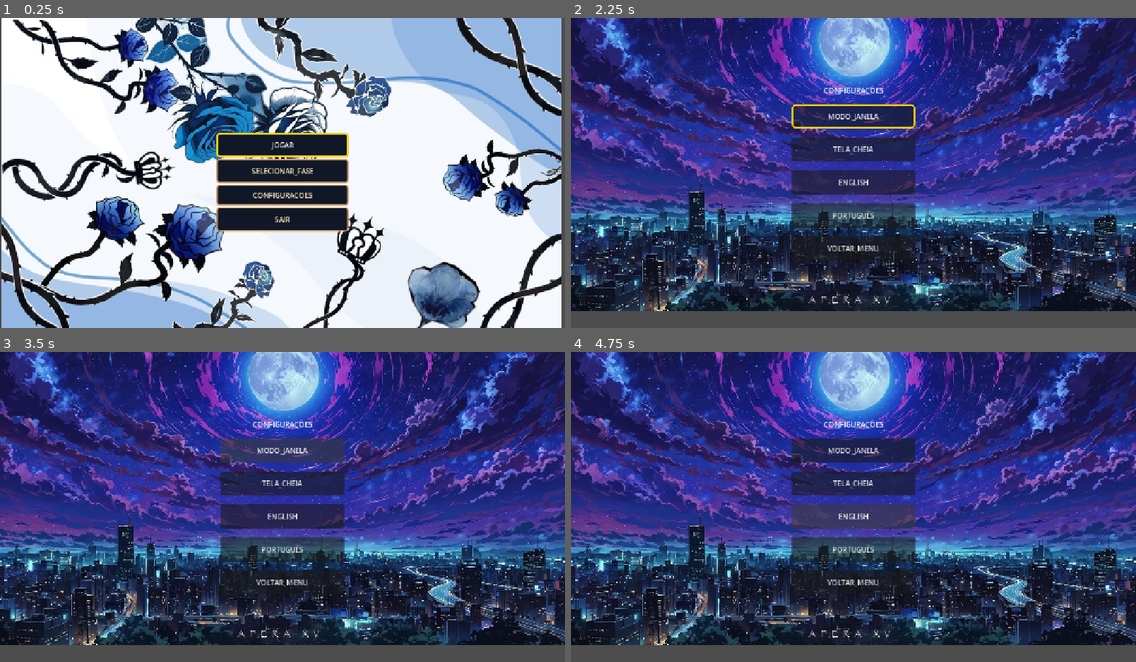
Above: before the commit, frames 1-4 (two rows, left to right).
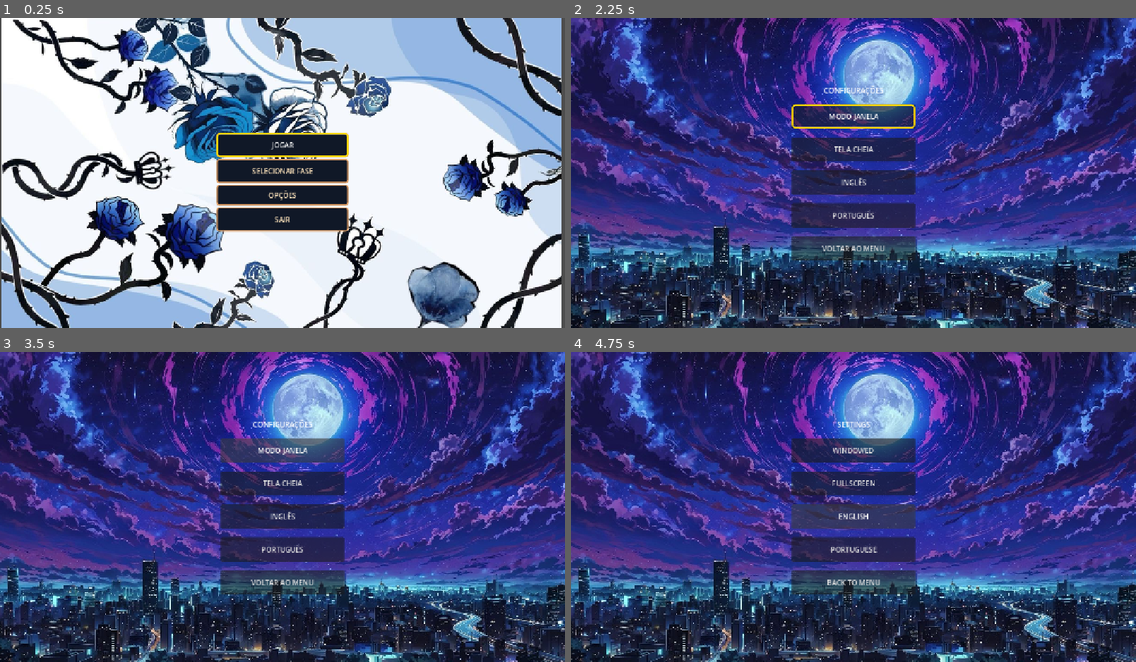
Above: after the commit, the same moments.

Repository: Equipe-Plasma/Switch-Shadow
Game: Godot game, scene res://menu/menu_principal/menu_principal.tscn
Same seed, same stepped clock (60 frames per second), same inputs: the game is played once before the commit and once after it.
Inputs:
- Up to frame 1 (0.25 s): no input
- Up to frame 2 (2.25 s): click "SELECIONAR_FASE" (after the commit: "SELECIONAR FASE") at 0.5 s; click "VOLTAR_MENU" (after the commit: "VOLTAR AO MENU") at 1.25 s; click "CONFIGURACOES" (after the commit: "OPÇÕES") at 2 s
- Up to frame 3 (3.5 s): click "MODO_JANELA" (after the commit: "MODO JANELA") at 2.75 s
- Up to frame 4 (4.75 s): click "TELA_CHEIA" (after the commit: "TELA CHEIA") at 3.5 s; click "ENGLISH" (after the commit: "INGLÊS") at 4.25 s

The runs differ from the first frame. In frame 1, 0.3% of the frame differs, in the area x 44-56%, y 48-59%; in frame 2, 72%; in frame 3, 72%; in frame 4, 72%, in the area x 0-100%, y 0-100%.

Commit message:
tradução 95% completa mais correção de bugs

Diff:
--- a/Sistema/Tutorial/tutorial_interativo.gd
+++ b/Sistema/Tutorial/tutorial_interativo.gd
@@ -1,7 +1,10 @@
 
 extends CanvasLayer
 
-# Etapas do tutorial
+# ==========================================
+# ETAPAS DO TUTORIAL
+# ==========================================
+
 enum Etapa {
 	MOVIMENTACAO,
 	TROCA,
@@ -12,41 +15,43 @@
 
 var etapa_atual: Etapa = Etapa.MOVIMENTACAO
 
-# Distância necessária para considerar que a sombra
-# atravessou a parede inicial.
 @export var limite_x_sombra: float = 380.0
 
-# Referências da fase
+
+# ==========================================
+# REFERÊNCIAS
+# ==========================================
+
 @onready var fase = get_parent()
 @onready var player: CharacterBody2D = fase.get_node("Player")
 @onready var sombra: CharacterBody2D = fase.get_node("Sombra")
 @onready var portal = fase.get_node("PortalSaida")
 
-# Interface
+
+# ==========================================
+# INTERFACE E CONTROLE
+# ==========================================
+
 var painel: PanelContainer
 var texto: Label
 var botao_pular: Button
 
-# Quantidade inicial de itens
 var total_itens: int = 0
-
 var tutorial_encerrado: bool = false
 
 
+# ==========================================
+# INICIALIZAÇÃO
+# ==========================================
+
 func _ready() -> void:
-
-	# Permite que o tutorial continue funcionando
-	# mesmo se o jogo estiver pausado.
 	process_mode = Node.PROCESS_MODE_ALWAYS
 
-	# Conta os itens existentes na fase.
 	total_itens = get_tree().get_nodes_in_group("itens").size()
 
-	# Conecta o sinal de troca da fase.
 	if not fase.troca_realizada.is_connected(_on_troca_realizada):
 		fase.troca_realizada.connect(_on_troca_realizada)
 
-	# Conecta o sinal de entrada no portal.
 	if not portal.portal_utilizado.is_connected(_on_portal_utilizado):
 		portal.portal_utilizado.connect(_on_portal_utilizado)
 
@@ -54,158 +59,157 @@
 	_atualizar_tutorial()
 
 
+# ==========================================
+# PROCESSAMENTO DAS ETAPAS
+# ==========================================
+
 func _process(_delta: float) -> void:
-
 	if tutorial_encerrado:
 		return
 
 	match etapa_atual:
-
-		# ETAPA 1: MOVIMENTAÇÃO
 		Etapa.MOVIMENTACAO:
-
-			# A sombra precisa atravessar a parede inicial.
 			if sombra.global_position.x >= limite_x_sombra:
 				_avancar_etapa()
 
-
-		# ETAPA 2: TROCA
 		Etapa.TROCA:
-
 			pass
 
-
-		# ETAPA 3: COLETA
 		Etapa.COLETA:
-
 			var itens_restantes = get_tree().get_nodes_in_group("itens").size()
 
-			# Só avança quando TODOS os itens forem coletados.
 			if itens_restantes == 0 and total_itens > 0:
 				_avancar_etapa()
 
-
-		# ETAPA 4: PORTAL
 		Etapa.PORTAL:
-
 			pass
 
 
+# ==========================================
+# CRIAÇÃO DA INTERFACE
+# ==========================================
+
 func _criar_interface() -> void:
-
-	# Painel principal
 	painel = PanelContainer.new()
 
-	# Posicionamento da janela
 	painel.anchor_left = 0.15
 	painel.anchor_right = 0.85
-
 	painel.anchor_top = 1.0
 	painel.anchor_bottom = 1.0
 
 	painel.offset_top = -165
 	painel.offset_bottom = -25
 
-
-	# Aparência
 	var estilo = StyleBoxFlat.new()
-
 	estilo.bg_color = Color(0.08, 0.08, 0.12, 0.94)
 	estilo.set_corner_radius_all(12)
 	estilo.set_content_margin_all(16)
 
 	painel.add_theme_stylebox_override("panel", estilo)
-
 	add_child(painel)
 
-	# Organização vertical
 	var organizacao = VBoxContainer.new()
-
 	painel.add_child(organizacao)
 
-	# Texto
+	# Texto do tutorial
 	texto = Label.new()
-
 	texto.autowrap_mode = TextServer.AUTOWRAP_WORD_SMART
 	texto.custom_minimum_size = Vector2(0, 65)
-
 	texto.add_theme_font_size_override("font_size", 20)
 
+	# O texto será traduzido manualmente com tr().
+	texto.auto_translate_mode = Node.AUTO_TRANSLATE_MODE_DISABLED
+
 	organizacao.add_child(texto)
 
-	# Botão de pular
+	# Botão de pular tutorial
 	botao_pular = Button.new()
-
-	botao_pular.text = "Pular tutorial"
+	botao_pular.auto_translate_mode = Node.AUTO_TRANSLATE_MODE_DISABLED
+	botao_pular.text = _traduzir("TUTORIAL_PULAR")
 	botao_pular.pressed.connect(_pular_tutorial)
 
 	organizacao.add_child(botao_pular)
 
 
+# ==========================================
+# SISTEMA DE TRADUÇÃO
+# ==========================================
+
+func _traduzir(chave: String) -> String:
+	# Converte o \n escrito no CSV em quebra de linha.
+	return tr(chave).replace("\\n", "\n")
+
+
 func _atualizar_tutorial() -> void:
+	if texto == null:
+		return
 
 	match etapa_atual:
-
 		Etapa.MOVIMENTACAO:
-
-			texto.text = "MOVIMENTAÇÃO\nUse W, A, S, D ou as SETAS DIRECIONAIS para movimentar os personagens. Observe que apenas a sombra consegue atravessar esta parede."
-
+			texto.text = _traduzir("TUTORIAL_MOVIMENTACAO")
 
 		Etapa.TROCA:
-
-			texto.text = "TROCA DE POSIÇÕES\nAgora pressione ESPAÇO para trocar de posição com sua sombra e conseguir atravessar a parede."
-
+			texto.text = _traduzir("TUTORIAL_TROCA")
 
 		Etapa.COLETA:
-
-			texto.text = "COLETA DE ITENS\nColete TODOS os itens espalhados pela fase. Você precisará de todos para desbloquear o portal."
-
+			texto.text = _traduzir("TUTORIAL_COLETA")
 
 		Etapa.PORTAL:
-
-			texto.text = "OBJETIVO FINAL\nMuito bem! Todos os itens foram coletados. O portal está desbloqueado. Encontre-o para concluir a fase."
-
+			texto.text = _traduzir("TUTORIAL_PORTAL")
 
 		Etapa.FINALIZADO:
-
-			texto.text = "Tutorial concluído!"
-
+			texto.text = _traduzir("TUTORIAL_FINALIZADO")
+
+
+# ==========================================
+# AVANÇAR ETAPA
+# ==========================================
 
 func _avancar_etapa() -> void:
-
 	if etapa_atual == Etapa.FINALIZADO:
 		return
 
 	etapa_atual += 1
-
 	_atualizar_tutorial()
 
 
+# ==========================================
+# TROCA DE POSIÇÕES
+# ==========================================
+
 func _on_troca_realizada() -> void:
-
-	# Só aceita a troca quando o jogador estiver
-	# na etapa correta do tutorial.
 	if etapa_atual == Etapa.TROCA:
 		_avancar_etapa()
 
 
+# ==========================================
+# ENTRADA NO PORTAL
+# ==========================================
+
 func _on_portal_utilizado() -> void:
-
 	if etapa_atual == Etapa.PORTAL:
 		_encerrar_tutorial()
 
 
+# ==========================================
+# PULAR TUTORIAL
+# ==========================================
+
 func _pular_tutorial() -> void:
-
 	_encerrar_tutorial()
 
 
+# ==========================================
+# ENCERRAMENTO
+# ==========================================
+
 func _encerrar_tutorial() -> void:
+	if tutorial_encerrado:
+		return
 
 	tutorial_encerrado = true
-
 	etapa_atual = Etapa.FINALIZADO
 
 	painel.hide()
 
-	print("Tutorial concluído!")
+	print(_traduzir("TUTORIAL_FINALIZADO"))
--- a/Sistema/creditos/Creditos.tscn
+++ b/Sistema/creditos/Creditos.tscn
@@ -1,11 +1,11 @@
 [gd_scene format=3 uid="uid://cckxkvu1uujl2"]
 
-[ext_resource type="Script" path="res://Creditos/Creditos.gd" id="1_kwuv3"]
+[ext_resource type="Script" uid="uid://cp7aw453i587b" path="res://Sistema/creditos/Creditos.gd" id="1_0oxxb"]
 
 [sub_resource type="StyleBoxFlat" id="StyleBoxFlat_nfvq6"]
 bg_color = Color(0, 0, 0, 1)
 
-[node name="Scroll" type="ScrollContainer" unique_id=65385732 node_paths=PackedStringArray("text_node")]
+[node name="Scroll" type="ScrollContainer" unique_id=65385732]
 anchors_preset = 15
 anchor_right = 1.0
 anchor_bottom = 1.0
@@ -14,9 +14,7 @@
 theme_override_styles/panel = SubResource("StyleBoxFlat_nfvq6")
 horizontal_scroll_mode = 0
 vertical_scroll_mode = 3
-script = ExtResource("1_kwuv3")
-text_node = NodePath("Margin/Label")
-credits_time = 35.0
+script = ExtResource("1_0oxxb")
 
 [node name="Margin" type="MarginContainer" parent="." unique_id=1461202817]
 layout_mode = 2
--- a/Sistema/idiomas/traducoes.csv
+++ b/Sistema/idiomas/traducoes.csv
@@ -1,4 +1,3 @@
-
 keys,pt_BR,en
 MENU_JOGAR,JOGAR,PLAY
 MENU_SELECIONAR,SELECIONAR FASE,SELECT LEVEL
@@ -13,11 +12,37 @@
 VOLTAR_MENU,VOLTAR AO MENU,BACK TO MENU
 SELECAO_TITULO,SELECIONAR FASE,SELECT LEVEL
 FASE_NOME,Fase,Level
-FASE_DESENVOLVIMENTO,"A Fase {numero} ainda está em desenvolvimento!\n\nAguarde as próximas atualizações.","Level {numero} is still in development!\n\nWait for the next updates."
+FASE_DESENVOLVIMENTO,ainda está em desenvolvimento!,is still in development!
 POPUP_ENTENDI,ENTENDI,GOT IT
 TUTORIAL_MOVIMENTACAO,"MOVIMENTAÇÃO\nUse W, A, S, D ou as SETAS DIRECIONAIS para movimentar os personagens. Observe que apenas a sombra consegue atravessar esta parede.","MOVEMENT\nUse W, A, S, D or the ARROW KEYS to move the characters. Notice that only the shadow can pass through this wall."
-TUTORIAL_TROCA,"TROCA DE POSIÇÕES\nAgora pressione ESPAÇO para trocar de posição com sua sombra e conseguir atravessar a parede.","POSITION SWAP\nNow press SPACE to swap positions with your shadow and get past the wall."
-TUTORIAL_COLETA,"COLETA DE ITENS\nColete TODOS os itens espalhados pela fase. Você precisará de todos para desbloquear o portal.","ITEM COLLECTION\nCollect ALL the items scattered throughout the level. You will need every item to unlock the portal."
-TUTORIAL_PORTAL,"OBJETIVO FINAL\nMuito bem! Todos os itens foram coletados. O portal está desbloqueado. Encontre-o para concluir a fase.","FINAL OBJECTIVE\nWell done! All items have been collected. The portal is now unlocked. Find it to complete the level."
+TUTORIAL_TROCA,TROCA DE POSIÇÕES\nAgora pressione ESPAÇO para trocar de posição com sua sombra e conseguir atravessar a parede.,POSITION SWAP\nNow press SPACE to swap positions with your shadow and get past the wall.
+TUTORIAL_COLETA,COLETA DE ITENS\nColete TODOS os itens espalhados pela fase. Você precisará de todos para desbloquear o portal.,ITEM COLLECTION\nCollect ALL the items scattered throughout the level. You will need every item to unlock the portal.
+TUTORIAL_PORTAL,OBJETIVO FINAL\nMuito bem! Todos os itens foram coletados. O portal está desbloqueado. Encontre-o para concluir a fase.,FINAL OBJECTIVE\nWell done! All items have been collected. The portal is now unlocked. Find it to complete the level.
 TUTORIAL_FINALIZADO,Tutorial concluído!,Tutorial completed!
 TUTORIAL_PULAR,Pular tutorial,Skip tutorial
+JOGAR,JOGAR,PLAY
+SELECIONAR_FASE,SELECIONAR FASE,SELECT LEVEL
+CONFIGURACOES,CONFIGURAÇÕES,SETTINGS
+SAIR,SAIR,EXIT
+MODO_JANELA,MODO JANELA,WINDOWED
+TELA_CHEIA,TELA CHEIA,FULLSCREEN
+ENGLISH,INGLÊS,ENGLISH
+PORTUGUÊS,PORTUGUÊS,PORTUGUESE
+FASE,FASE,LEVEL
+ENTENDI,ENTENDI,GOT IT
+AGUARDE_ATUALIZACOES,Aguarde as próximas atualizações.,Wait for the next updates.
+PAUSA_TITULO,PAUSADO,PAUSED
+PAUSA_CONTINUAR,CONTINUAR,CONTINUE
+PAUSA_REINICIAR,REINICIAR,RESTART
+VITORIA_TITULO,Fase concluída!,Level completed!
+PROXIMA_FASE,Próxima fase,Next level
+DERROTA_TITULO,Você morreu!,You died!
+TENTAR_NOVAMENTE,TENTAR NOVAMENTE,TRY AGAIN
+CREDITOS_TITULO,CRÉDITOS,CREDITS
+CREDITOS_PROGRAMACAO,Programação:,Programming:
+CREDITOS_ARTES,Artes:,Art:
+CREDITOS_MUSICAS_SONS,Músicas e Sons:,Music and Sound:
+CREDITOS_AGRADECIMENTO,E obrigado a você por jogar!,And thank you for playing!
+CREDITOS_A_DEFINIR,A definir,To be announced
+FASE_INDISPONIVEL,FASE INDISPONÍVEL,LEVEL UNAVAILABLE
+VOLTAR,VOLTAR,BACK
--- a/fase/fase 10/fase_10.gd
+++ b/fase/fase 10/fase_10.gd
@@ -3,6 +3,7 @@
 @onready var player: CharacterBody2D = $Player
 @onready var sombra: CharacterBody2D = $Sombra
 @onready var portal = $PortalSaida
+@onready var botao = get_node_or_null("Botao")
 
 var total_itens: int = 0
 var fase_concluida: bool = false
@@ -84,15 +85,26 @@
 	get_tree().call_group("paredes_alternadas", "alternar_estado")
 
 
+
 func verificar_progresso() -> void:
-	# Verifica quantos itens ainda existem na fase
+	if portal_liberado:
+		return
+
+	# Verifica se todos os itens foram coletados.
 	var itens_restantes = get_tree().get_nodes_in_group("itens").size()
 
-	# Quando todos os itens forem coletados
-	if total_itens > 0 and itens_restantes == 0 and not portal_liberado:
-		portal_liberado = true
-		portal.ativar()
-		print("Todos os itens coletados! Portal ativado!")
+	if total_itens <= 0 or itens_restantes > 0:
+		return
+
+	# Se a fase possui botão, ele precisa estar pressionado.
+	if botao != null and not botao.pressionado:
+		return
+
+	# Libera o portal permanentemente.
+	portal_liberado = true
+	portal.ativar()
+
+	print("Todas as condições cumpridas! Portal ativado!")
 
 func avancar_para_proxima_fase() -> void:
 	if fase_concluida:
--- a/fase/fase 9/fase_9.gd
+++ b/fase/fase 9/fase_9.gd
@@ -3,6 +3,7 @@
 @onready var player: CharacterBody2D = $Player
 @onready var sombra: CharacterBody2D = $Sombra
 @onready var portal = $PortalSaida
+@onready var botao = get_node_or_null("Botao")
 
 var total_itens: int = 0
 var fase_concluida: bool = false
@@ -84,15 +85,28 @@
 	get_tree().call_group("paredes_alternadas", "alternar_estado")
 
 
+
 func verificar_progresso() -> void:
-	# Verifica quantos itens ainda existem na fase
+	# Impede ativar o portal novamente.
+	if portal_liberado:
+		return
+
+	# Verifica os itens restantes.
 	var itens_restantes = get_tree().get_nodes_in_group("itens").size()
 
-	# Quando todos os itens forem coletados
-	if total_itens > 0 and itens_restantes == 0 and not portal_liberado:
-		portal_liberado = true
-		portal.ativar()
-		print("Todos os itens coletados! Portal ativado!")
+	# Todos os itens precisam ser coletados.
+	if total_itens <= 0 or itens_restantes > 0:
+		return
+
+	# Se existir um botão, ele precisa estar pressionado.
+	if botao != null and not botao.pressionado:
+		return
+
+	# Todas as condições foram atendidas.
+	portal_liberado = true
+	portal.ativar()
+
+	print("Todas as condições cumpridas! Portal ativado!")
 
 func avancar_para_proxima_fase() -> void:
 	if fase_concluida:
--- a/menu/menu_pausa/menu_pausa.tscn
+++ b/menu/menu_pausa/menu_pausa.tscn
@@ -30,22 +30,23 @@
 
 [node name="Titulo" type="Label" parent="Fundo/CenterContainer/VBoxContainer" unique_id=1070779257]
 layout_mode = 2
+text = "PAUSA_TITULO"
 
 [node name="BotaoContinuar" type="Button" parent="Fundo/CenterContainer/VBoxContainer" unique_id=2106514685]
 custom_minimum_size = Vector2(280, 55)
 layout_mode = 2
-text = "CONTINE"
+text = "PAUSA_CONTINUAR"
 
 [node name="BotaoReiniciar" type="Button" parent="Fundo/CenterContainer/VBoxContainer" unique_id=769624421]
 custom_minimum_size = Vector2(280, 55)
 layout_mode = 2
-text = "RESTART"
+text = "PAUSA_REINICIAR"
 
 [node name="BotaoMenu" type="Button" parent="Fundo/CenterContainer/VBoxContainer" unique_id=951675497]
 process_mode = 3
 custom_minimum_size = Vector2(280, 55)
 layout_mode = 2
-text = "BACK TO MENU"
+text = "VOLTAR_MENU"
 
 [connection signal="pressed" from="Fundo/CenterContainer/VBoxContainer/BotaoContinuar" to="." method="_on_botao_continuar_pressed"]
 [connection signal="pressed" from="Fundo/CenterContainer/VBoxContainer/BotaoReiniciar" to="." method="_on_botao_reiniciar_pressed"]
--- a/menu/menu_principal/menu_principal.tscn
+++ b/menu/menu_principal/menu_principal.tscn
@@ -99,7 +99,7 @@
 theme_override_colors/font_color = Color(1, 0.8980392, 0.7411765, 1)
 theme_override_styles/normal = ExtResource("3_oc0hg")
 theme_override_styles/hover = SubResource("StyleBoxFlat_2j2di")
-text = "JOGAR"
+text = "MENU_JOGAR"
 
 [node name="BotaoSelecionar" type="Button" parent="CenterContainer/VBoxContainer/MenuBotoes" unique_id=1276524468]
 custom_minimum_size = Vector2(300, 55)
@@ -107,13 +107,13 @@
 theme_override_colors/font_color = Color(1, 0.8980392, 0.7411765, 1)
 theme_override_styles/normal = SubResource("StyleBoxFlat_57qmd")
 theme_override_styles/hover = SubResource("StyleBoxFlat_33x8s")
-text = "SELECIONAR_FASE"
+text = "MENU_SELECIONAR"
 
 [node name="BotaoOpcoes" type="Button" parent="CenterContainer/VBoxContainer/MenuBotoes" unique_id=1297053230]
 layout_mode = 2
 theme_override_colors/font_color = Color(1, 0.8980392, 0.7411765, 1)
 theme_override_styles/normal = ExtResource("3_oc0hg")
-text = "CONFIGURACOES"
+text = "MENU_OPCOES"
 
 [node name="BotaoSair" type="Button" parent="CenterContainer/VBoxContainer/MenuBotoes" unique_id=38665993]
 custom_minimum_size = Vector2(300, 55)
@@ -121,7 +121,7 @@
 theme_override_colors/font_color = Color(1, 0.8980392, 0.7411765, 1)
 theme_override_styles/normal = SubResource("StyleBoxFlat_fcnqv")
 theme_override_styles/hover = SubResource("StyleBoxFlat_7numd")
-text = "SAIR"
+text = "MENU_SAIR"
 
 [connection signal="pressed" from="CenterContainer/VBoxContainer/MenuBotoes/BotaoJogar" to="." method="_on_botao_jogar_pressed"]
 [connection signal="pressed" from="CenterContainer/VBoxContainer/MenuBotoes/BotaoSelecionar" to="." method="_on_botao_selecionar_pressed"]
--- a/menu/opcoes/menu_opcoes.tscn
+++ b/menu/opcoes/menu_opcoes.tscn
@@ -17,10 +17,10 @@
 anchors_preset = 15
 anchor_right = 1.0
 anchor_bottom = 1.0
-offset_left = -200.0
-offset_top = 716.0
-offset_right = -616.0
-offset_bottom = 1673.0
+offset_left = -145.0
+offset_top = 796.0
+offset_right = -561.0
+offset_bottom = 1753.0
 grow_horizontal = 2
 grow_vertical = 2
 rotation = -1.5707964
@@ -48,32 +48,32 @@
 layout_mode = 2
 size_flags_horizontal = 4
 tooltip_auto_translate_mode = 1
-text = "CONFIGURACOES"
+text = "OPCOES_TITULO"
 horizontal_alignment = 1
 
 [node name="BotaoJanela" type="Button" parent="CenterContainer/VBoxContainer" unique_id=827707290]
 custom_minimum_size = Vector2(280, 55)
 layout_mode = 2
 tooltip_auto_translate_mode = 1
-text = "MODO_JANELA"
+text = "OPCOES_JANELA"
 
 [node name="BotaoTelaCheia" type="Button" parent="CenterContainer/VBoxContainer" unique_id=952040378]
 custom_minimum_size = Vector2(280, 55)
 layout_mode = 2
 tooltip_auto_translate_mode = 1
-text = "TELA_CHEIA"
+text = "OPCOES_TELA_CHEIA"
 
 [node name="BotaoIngles" type="Button" parent="CenterContainer/VBoxContainer" unique_id=1493392680]
 custom_minimum_size = Vector2(280, 55)
 layout_mode = 2
 tooltip_auto_translate_mode = 1
-text = "ENGLISH"
+text = "OPCOES_INGLES"
 
 [node name="BotaoPortugues" type="Button" parent="CenterContainer/VBoxContainer" unique_id=1683342587]
 custom_minimum_size = Vector2(280, 55)
 layout_mode = 2
 tooltip_auto_translate_mode = 1
-text = "PORTUGUÊS"
+text = "OPCOES_PORTUGUES"
 
 [node name="BotaoVoltar" type="Button" parent="CenterContainer/VBoxContainer" unique_id=1727289189]
 custom_minimum_size = Vector2(280, 55)
--- a/menu/selecao_fases/selecao_fases.gd
+++ b/menu/selecao_fases/selecao_fases.gd
@@ -23,24 +23,22 @@
 # INICIALIZAÇÃO
 # ==========================================
 
+
 func _ready() -> void:
 	get_tree().paused = false
 
 	overlay_popup.hide()
+
 	criar_botoes()
 	configurar_vizinhos()
 
-	get_tree().node_configuration_warning_changed.connect(
-	atualizar_traducoes
-	)
-
 	atualizar_traducoes()
 	selecionar_botao(0)
 
-
 # ==========================================
 # ATUALIZAÇÃO DAS TRADUÇÕES
 # ==========================================
+
 
 func atualizar_traducoes() -> void:
 	for i in range(botoes_fases.size()):
@@ -67,7 +65,6 @@
 		"\n\n" +
 		tr("AGUARDE_ATUALIZACOES")
 	)
-
 
 # ==========================================
 # CONFIGURAR VIZINHOS
--- a/menu/selecao_fases/selecao_fases.tscn
+++ b/menu/selecao_fases/selecao_fases.tscn
@@ -30,10 +30,10 @@
 anchors_preset = 15
 anchor_right = 1.0
 anchor_bottom = 1.0
-offset_left = -174.0
-offset_top = 1644.0
-offset_right = 1268.1211
-offset_bottom = 2645.1848
+offset_left = -165.0
+offset_top = 1717.0
+offset_right = 1277.1211
+offset_bottom = 2718.1848
 grow_horizontal = 2
 grow_vertical = 2
 rotation = -1.5707964
@@ -55,6 +55,7 @@
 
 [node name="Titulo" type="Label" parent="CenterContainer/VBoxContainer" unique_id=1875737845]
 layout_mode = 2
+text = "SELECAO_TITULO"
 
 [node name="GridFases" type="GridContainer" parent="CenterContainer/VBoxContainer" unique_id=1521672264]
 layout_mode = 2
@@ -104,7 +105,7 @@
 
 [node name="BotaoEntendi" type="Button" parent="OverlayPopup/CenterContainer/PanelContainer/VBoxContainer" unique_id=229334138]
 layout_mode = 2
-text = "return"
+text = "ENTENDI"
 
 [connection signal="pressed" from="CenterContainer/VBoxContainer/BotaoVoltar" to="." method="_on_botao_voltar_pressed"]
 [connection signal="pressed" from="OverlayPopup/CenterContainer/PanelContainer/VBoxContainer/BotaoEntendi" to="." method="_on_botao_entendi_pressed"]
--- a/menu/telas/tela_derrota/tela_derrota.tscn
+++ b/menu/telas/tela_derrota/tela_derrota.tscn
@@ -30,12 +30,12 @@
 anchor_right = 0.5
 anchor_bottom = 0.5
 offset_left = -52.0
-offset_top = -11.5
+offset_top = -141.5
 offset_right = 52.0
-offset_bottom = 11.5
+offset_bottom = -118.5
 grow_horizontal = 2
 grow_vertical = 2
-text = "Você morreu!"
+text = "DERROTA_TITULO"
 
 [node name="BotaoTentarNovamente" type="Button" parent="." unique_id=1671200506]
 layout_mode = 1
@@ -45,23 +45,22 @@
 anchor_right = 0.5
 anchor_bottom = 1.0
 offset_left = -122.0
-offset_top = -308.0
+offset_top = -438.0
 offset_right = 107.0
-offset_bottom = -226.0
+offset_bottom = -356.0
 grow_horizontal = 2
 grow_vertical = 0
-text = "TRY AGAIN
-"
+text = "TENTAR_NOVAMENTE"
 
 [node name="BotaoMenu" type="Button" parent="." unique_id=1799909220]
 process_mode = 3
 custom_minimum_size = Vector2(280, 55)
 layout_mode = 0
 offset_left = 495.0
-offset_top = 501.0
+offset_top = 371.0
 offset_right = 775.0
-offset_bottom = 556.0
-text = "BACK TO MENU"
+offset_bottom = 426.0
+text = "VOLTAR_MENU"
 
 [connection signal="pressed" from="BotaoTentarNovamente" to="." method="_on_botao_tentar_novamente_pressed"]
 [connection signal="pressed" from="BotaoMenu" to="." method="_on_botao_menu_pressed"]
--- a/menu/telas/tela_vitoria/tela_vitoria.tscn
+++ b/menu/telas/tela_vitoria/tela_vitoria.tscn
@@ -30,12 +30,12 @@
 anchor_right = 0.5
 anchor_bottom = 0.5
 offset_left = -60.0
-offset_top = -11.5
+offset_top = -97.5
 offset_right = 60.0
-offset_bottom = 11.5
+offset_bottom = -74.5
 grow_horizontal = 2
 grow_vertical = 2
-text = "Fase Concluída!"
+text = "VITORIA_TITULO"
 
 [node name="BotaoProximaFase" type="Button" parent="." unique_id=872082434]
 layout_mode = 1
@@ -45,12 +45,12 @@
 anchor_right = 0.5
 anchor_bottom = 1.0
 offset_left = -76.5
-offset_top = -215.0
+offset_top = -324.0
 offset_right = 76.5
-offset_bottom = -184.0
+offset_bottom = -293.0
 grow_horizontal = 2
 grow_vertical = 0
-text = "Próxima Fase"
+text = "PROXIMA_FASE"
 
 [node name="BotaoMenu" type="Button" parent="." unique_id=1328869449]
 layout_mode = 1
@@ -60,12 +60,12 @@
 anchor_right = 0.5
 anchor_bottom = 0.5
 offset_left = -80.0
-offset_top = 185.0
+offset_top = 99.0
 offset_right = 80.0
-offset_bottom = 225.0
+offset_bottom = 139.0
 grow_horizontal = 2
 grow_vertical = 2
-text = "BACK TO MENU"
+text = "VOLTAR_MENU"
 
 [connection signal="pressed" from="BotaoProximaFase" to="." method="_on_botao_proxima_fase_pressed"]
 [connection signal="pressed" from="BotaoMenu" to="." method="_on_botao_menu_pressed"]
--- a/project.godot
+++ b/project.godot
@@ -73,7 +73,7 @@
 
 [internationalization]
 
-locale/translations=PackedStringArray("res://idiomas/traducoes.en.translation", "res://idiomas/traducoes.pt_BR.translation")
+locale/translations=PackedStringArray("res://Sistema/idiomas/traducoes.en.translation", "res://Sistema/idiomas/traducoes.pt_BR.translation")
 
 [layer_names]
 
Not shown, changed: Sistema/idiomas/traducoes.csv.import
